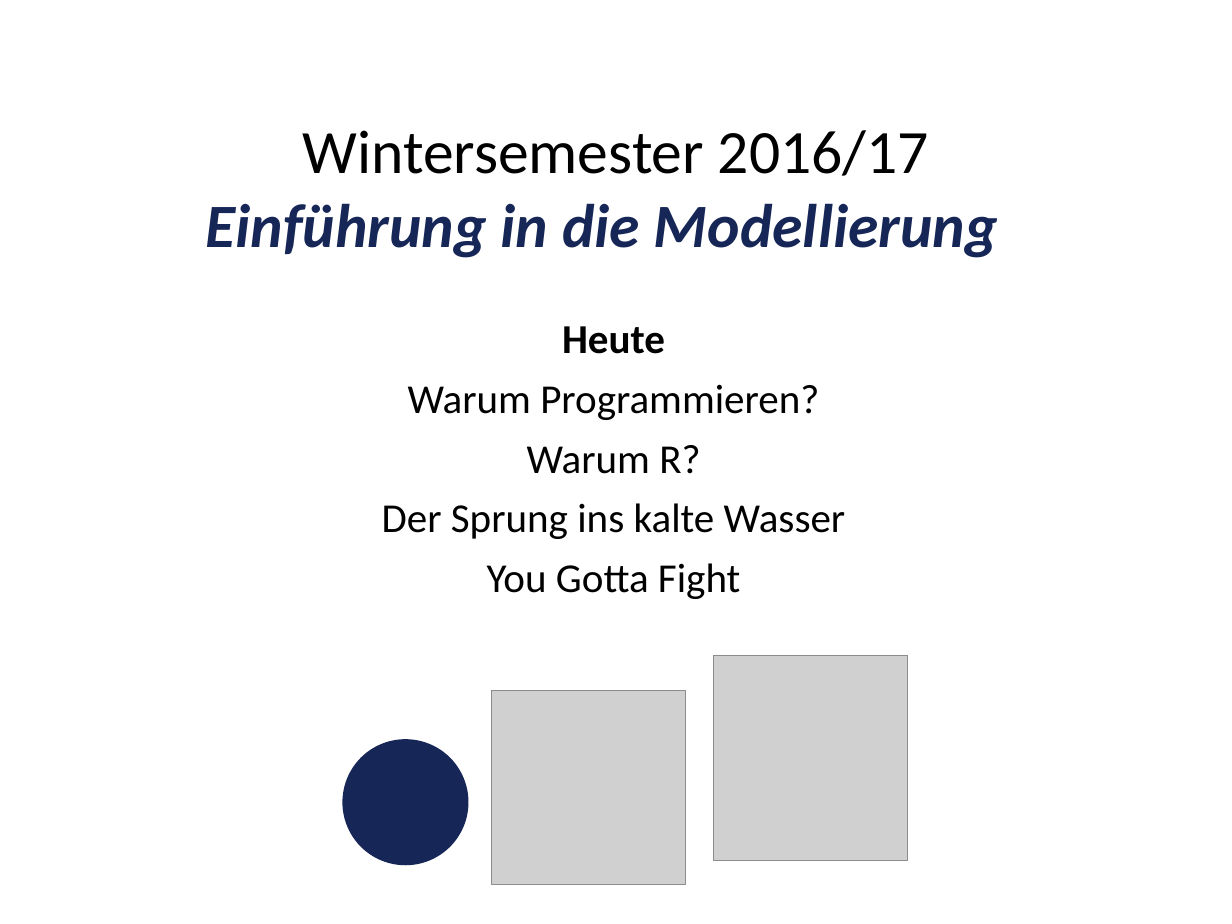
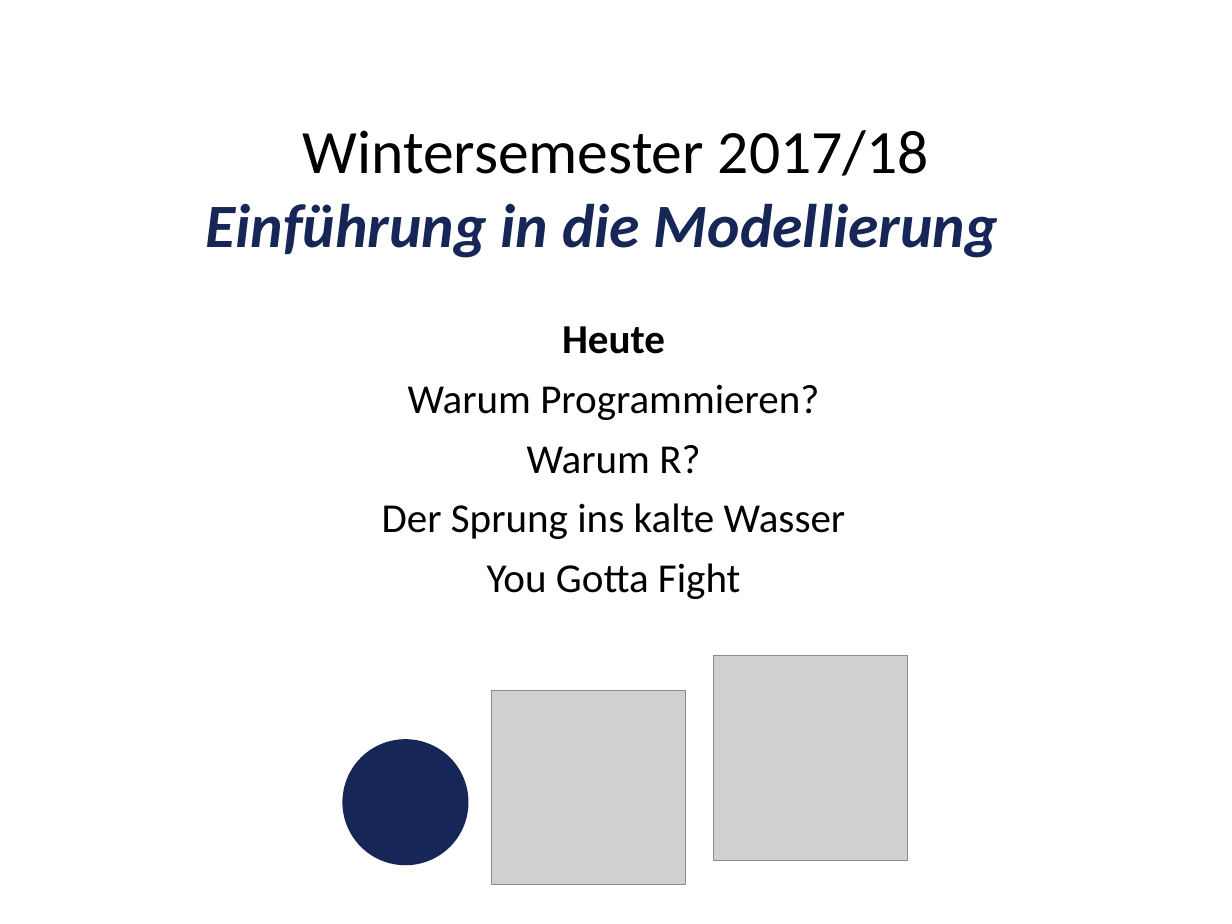
Before and after one commit to heistermann/Einf_Modellierung, a slide deck: slide 5 of Termin_1/folien/UebungModellierung#1.pptx. Drawn at 1232x924 pixels with LibreOffice and Linux fonts; fonts in the diff are those of the drawing; grey boxes stand for pictures. Boxes give left, top, right and bottom in pixels: in the first picture for what was removed or moved away, otherwise in the second. Text is boxed around its words. In the diff, an @@ line names an element or a change of style, - is before the commit and + after.

```diff
--- a/Termin_1/folien/UebungModellierung#1.pptx
+++ b/Termin_1/folien/UebungModellierung#1.pptx
@@ text at (303, 130, 929, 176): text changed @@
-Wintersemester 2016/17
+Wintersemester 2017/18
```
Also in this commit, not shown: 4 other slides changed, 4 other files.
